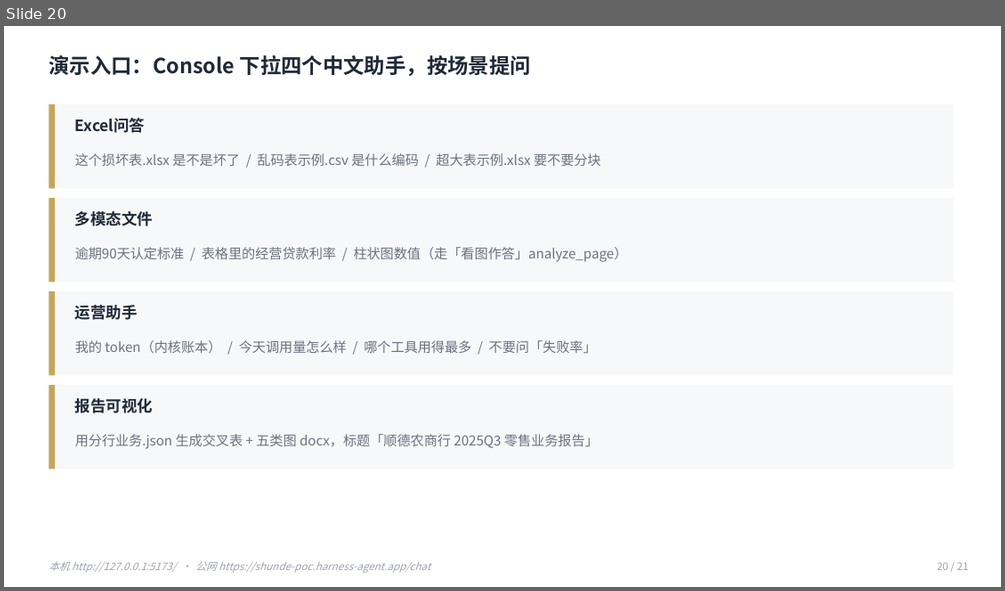
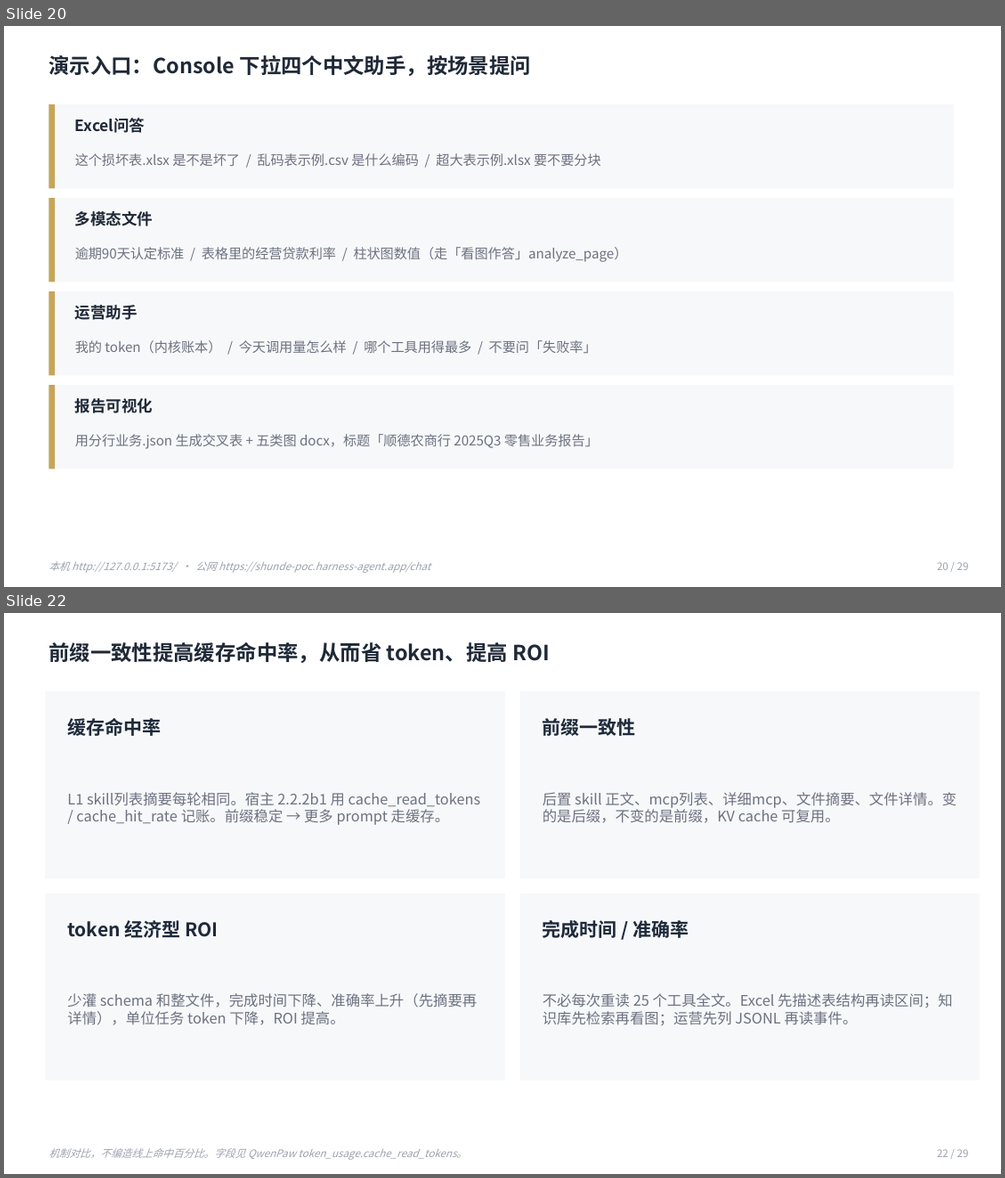
Before and after one commit to LiNan1984/shunde-poc, a slide deck: docs/演示材料/顺德POC四助手架构.pptx. Shown one above the other, each under a label of ours: slide 20 before the commit, slides 20 and 22 after it; the slides between them are not shown. The pictures are 1005x591 and 1005x1178 pixels, drawn with LibreOffice and Linux fonts; fonts in the diff are those of the drawing. Boxes give left, top, right and bottom in pixels: in the first picture for what was removed or moved away, otherwise in the second. Text is boxed around its words. In the diff, an @@ line names an element or a change of style, - is before the commit and + after.

```diff
--- a/docs/演示材料/顺德POC四助手架构.pptx
+++ b/docs/演示材料/顺德POC四助手架构.pptx
@@ slide 22 added at [4,613,1001,1174], background #FFFFFF @@
@@ text added at [48,642,550,663], 20 pt, text #1F2937, bold @@
+前缀一致性提高缓存命中率，从而省 token、提高 ROI
@@ rectangle added at [45,691,505,878], fill #F7F8FA @@
@@ rectangle added at [520,691,979,878], fill #F7F8FA @@
@@ text added at [67,718,161,736], 18 pt, text #1E2A3A, bold @@
+缓存命中率
@@ text added at [542,718,636,736], 18 pt, text #1E2A3A, bold @@
+前缀一致性
@@ text added at [67,792,481,825], 14 pt, text #6B7280 @@
+L1 skill列表摘要每轮相同。宿主 2.2.2b1 用 cache_read_tokens / cache_hit_rate 记账。前缀稳定 → 更多 prompt 走缓存。
@@ text added at [542,792,956,823], 14 pt, text #6B7280 @@
+后置 skill 正文、mcp列表、详细mcp、文件摘要、文件详情。变的是后缀，不变的是前缀，KV cache 可复用。
@@ rectangle added at [45,893,505,1080], fill #F7F8FA @@
@@ rectangle added at [520,893,979,1080], fill #F7F8FA @@
@@ text added at [67,920,218,938], 18 pt, text #1E2A3A, bold @@
+token 经济型 ROI
@@ text added at [542,920,688,938], 18 pt, text #1E2A3A, bold @@
+完成时间 / 准确率
@@ text added at [67,993,477,1025], 14 pt, text #6B7280 @@
+少灌 schema 和整文件，完成时间下降、准确率上升（先摘要再详情），单位任务 token 下降，ROI 提高。
@@ text added at [542,993,952,1026], 14 pt, text #6B7280 @@
+不必每次重读 25 个工具全文。Excel 先描述表结构再读区间；知识库先检索再看图；运营先列 JSONL 再读事件。
@@ text added at [48,1148,467,1159], 10 pt, text #9CA3AF, italic @@
+机制对比，不编造线上命中百分比。字段见 QwenPaw token_usage.cache_read_tokens。
@@ text added at [937,1149,969,1157], 10 pt, text #9CA3AF @@
+22 / 29
@@ slide 20 changed as well @@
@@ text at [937,562,969,570]: text changed @@
-20 / 21
+20 / 29
```
Also in this commit, not shown: 19 other slides changed, 8 other slides added, 1 slide removed, 20 other files.
